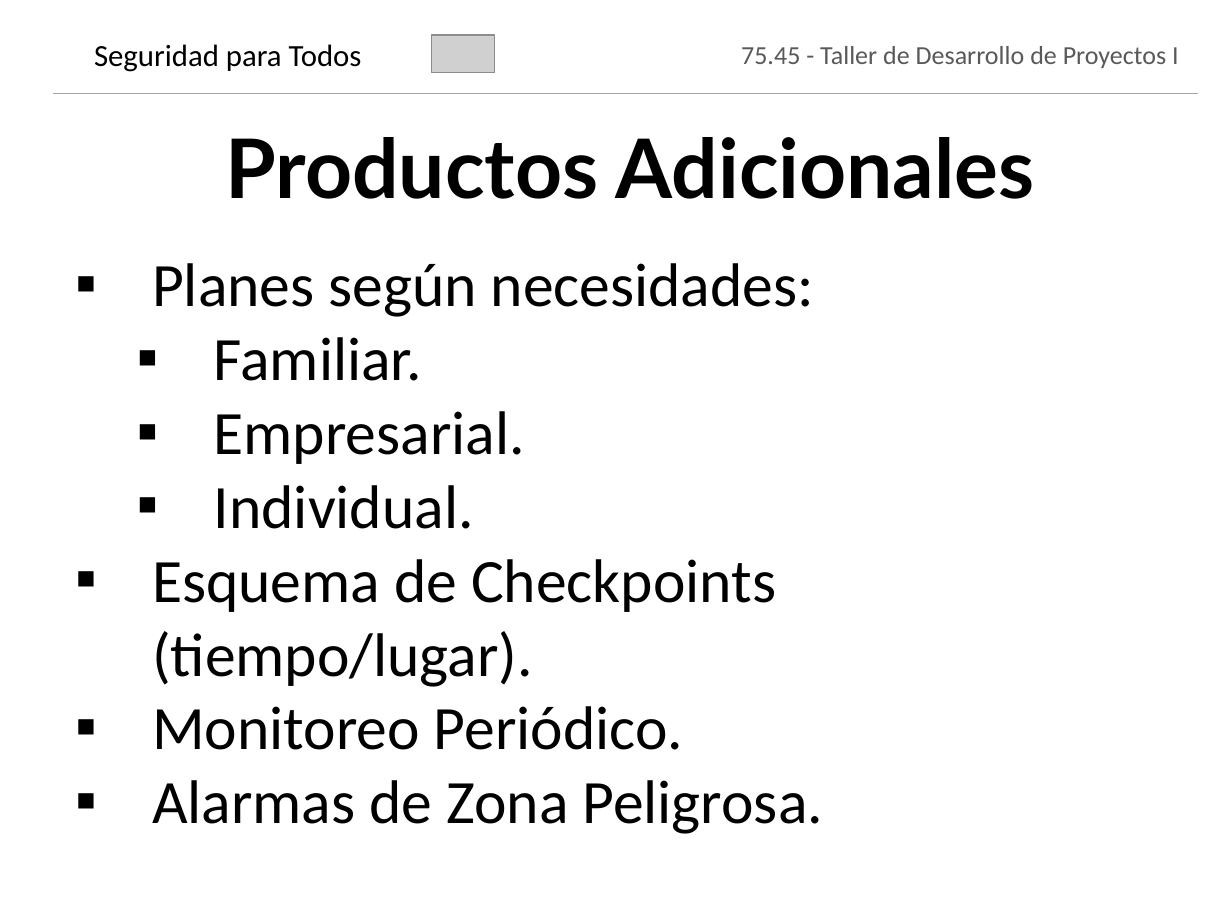
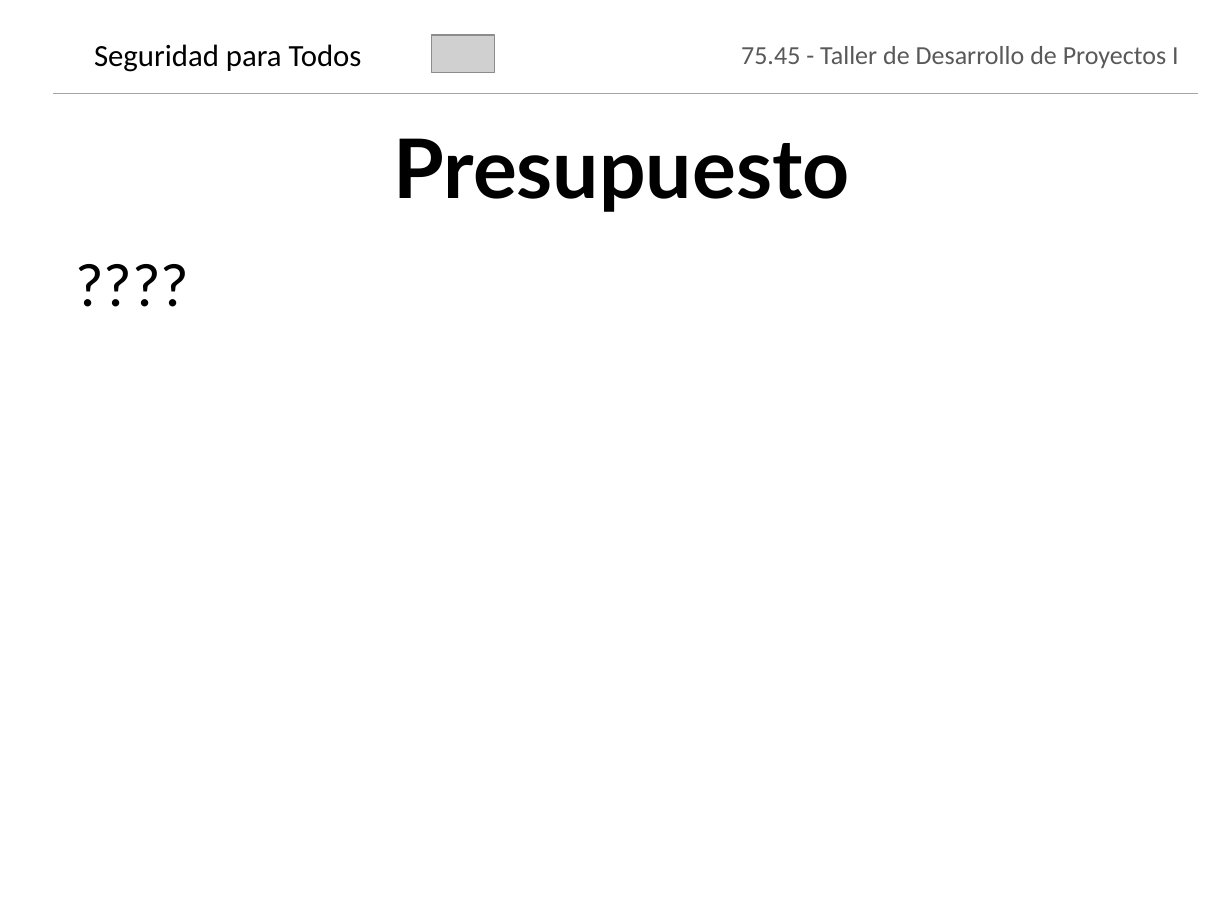
Before and after one commit to jmonetti/2012-1er-taller-de-desarrollo-de-proyectos-i, a slide deck: slide 4 of docs/Presentacion.pptx. Drawn at 1232x924 pixels with LibreOffice and Linux fonts; fonts in the diff are those of the drawing; grey boxes stand for pictures; background and template pictures are left out. Boxes give left, top, right and bottom in pixels: in the first picture for what was removed or moved away, otherwise in the second. Text is boxed around its words. In the diff, an @@ line names an element or a change of style, - is before the commit and + after.

```diff
--- a/docs/Presentacion.pptx
+++ b/docs/Presentacion.pptx
@@ text at (393,138,849,212): text changed @@
-Productos Adicionales
+Presupuesto
@@ text added at (63,239,1188,326), 36 pt, text #000000 @@
+????
@@ text removed at (152,263,823,834) @@
-▪ Planes según necesidades:
-  ▪ Familiar.
-  ▪ Empresarial.
-  ▪ Individual.
-▪ Esquema de Checkpoints (tiempo/lugar).
-▪ Monitoreo Periódico.
-▪ Alarmas de Zona Peligrosa.
```
Also in this commit, not shown: 3 other slides changed, 2 slides added, 3 other files.
